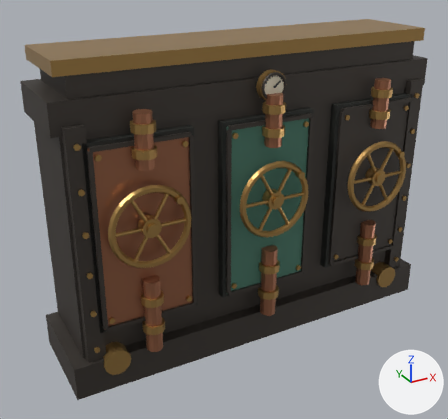
One commit to the Blender file assets-source/props/pressure-works/manifold.blend: the scene before it, then after it.
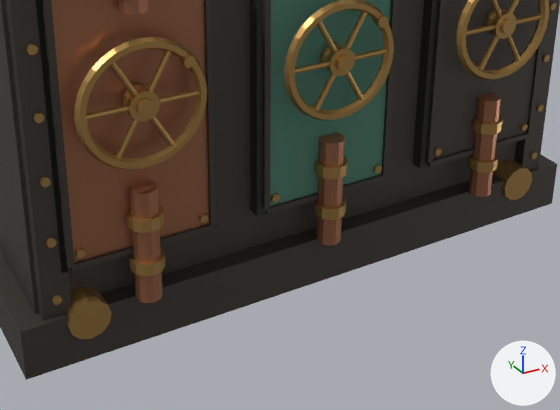
Each version appears first whole from a 50 mm camera at (-1.97, -3.33, 2.53) aimed at (-0.15, -0.02, 0.88), and next in a close-up on the part from 14% to 92% of the width and 39% to 100% of the height. The axes (+X, +Y, +Z) are drawn at lower right. The lights are the same throughout. The last two pictures show the newer version.

Objects in the first close-up: 'body-aged brass', 'body-cast iron', 'body-copper', 'body-dark inset', 'body-oxidized copper', 'valve-0', 'valve-1', 'valve-2'.
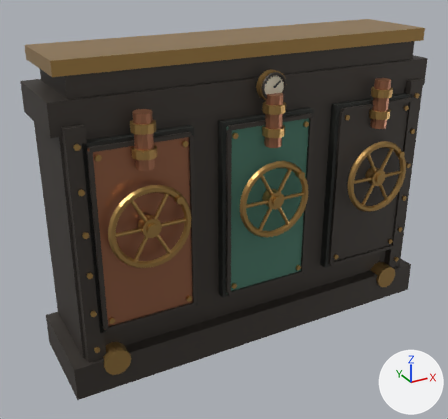
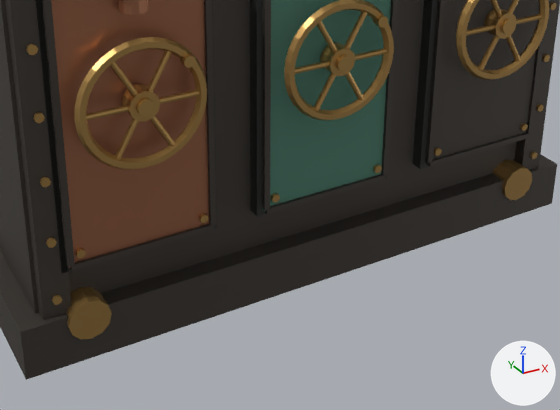
Boxes [x1, y1, x2, y2] around the edits, measured in the close-ups (560 x 410 px):
'body-copper', reshaped
    before: [51, 0, 501, 303]
    after: [51, 0, 209, 268]
part 1 of me_cube_005, deleted
    before: [126, 115, 503, 276]
part 2 of me_cube_009, deleted (brown)
    before: [129, 181, 163, 303]
part 3 of me_cube_009, deleted (brown)
    before: [316, 132, 345, 246]
part 4 of me_cube_009, deleted (brown)
    before: [468, 92, 501, 197]

What the commit changed:
me_cube_005 is used by ob_body_aged_brass; location (0.0, 0.035, 1.94).
me_cube_005 had 776 vertices, 468 faces and spanned x -1.24..1.24, y -0.45..0.28, z -1.84..0.04.
me_cube_005 now has 632 vertices, 384 faces and spans x -1.24..1.24, y -0.45..0.28, z -1.84..0.04.
me_cube_005 part 1: 6 loose pieces with 144 vertices, spanning x -0.89..0.89, y -0.45..-0.32, z -1.59..-1.35, are deleted.
me_cube_009 is used by ob_body_copper; location (-0.82, -0.312, 0.98).
me_cube_009 had 152 vertices, 90 faces and spanned x -0.29..1.69, y -0.09..0.01, z -0.76..0.72.
me_cube_009 now has 80 vertices, 48 faces and spans x -0.29..1.69, y -0.09..0.01, z -0.56..0.72.
me_cube_009 part 2: the loose piece of 24 vertices spanning x -0.05..0.05, y -0.09..0.01, z -0.76..-0.28 is deleted.
me_cube_009 part 3: the loose piece of 24 vertices spanning x 0.77..0.87, y -0.09..0.01, z -0.76..-0.28 is deleted.
me_cube_009 part 4: the loose piece of 24 vertices spanning x 1.59..1.69, y -0.09..0.01, z -0.76..-0.28 is deleted.
